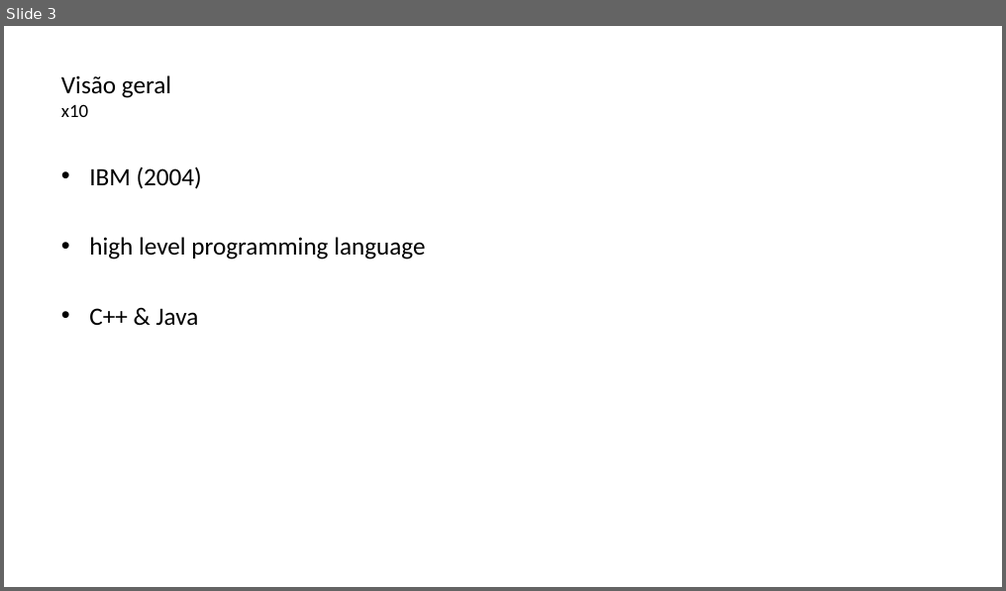
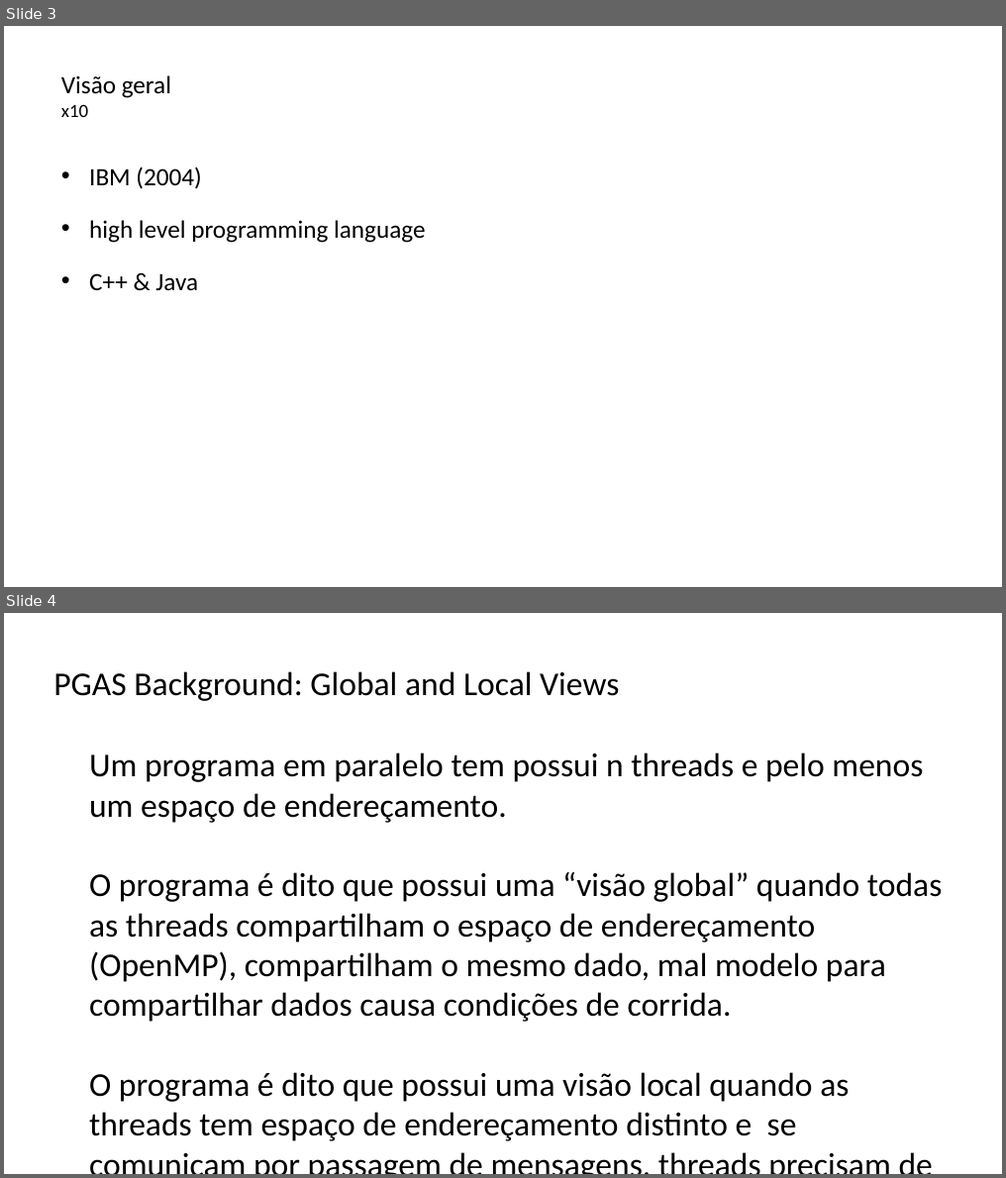
Before and after one commit to lquatrin/inf2591, a slide deck: x10.pptx. Shown one above the other, each under a label of ours: slide 3 before the commit, slides 3 and 4 after it. The pictures are 1006x591 and 1006x1178 pixels, drawn with LibreOffice and Linux fonts; fonts in the diff are those of the drawing. Boxes give left, top, right and bottom in pixels: in the first picture for what was removed or moved away, otherwise in the second. Text is boxed around its words. In the diff, an @@ line names an element or a change of style, - is before the commit and + after.

```diff
--- a/x10.pptx
+++ b/x10.pptx
@@ slide 4 added at (x1=4, y1=613, x2=1002, y2=1174), background #FFFFFF @@
@@ text added at (x1=54, y1=671, x2=619, y2=701), 32 pt, text #000000 @@
+PGAS Background: Global and Local Views
@@ text added at (x1=89, y1=753, x2=943, y2=1142), 32 pt, text #000000 @@
+● Um programa em paralelo tem possui n threads e pelo menos um espaço de endereçamento.
+● O programa é dito que possui uma “visão global” quando todas as threads compartilham o espaço de endereçamento (OpenMP), compartilham o mesmo dado, mal modelo para compartilhar dados causa condições de corrida.
+● O programa é dito que possui uma visão local quando as threads tem espaço de endereçamento distinto e se comunicam por passagem de mensagens, threads precisam de cópias dos dados
@@ slide 3 changed as well @@
@@ text "IBM (2004)" at (x1=89, y1=167, x2=425, y2=291): indent changed; less space between paragraphs @@
```
Also in this commit, not shown: 20 other slides changed, 6 other slides added, 1 slide removed.
